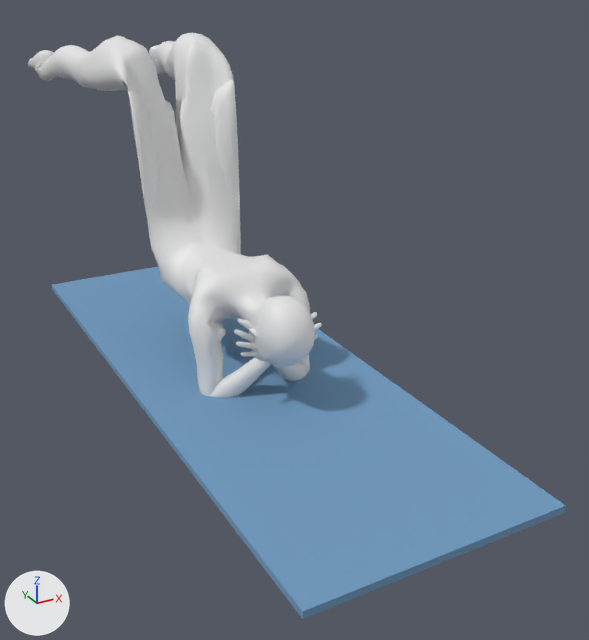
Before and after pictures for a commit that changed the glTF model public/models/plank.glb.
Before and after are seen from a 50 mm lens placed at (-0.96, -2.42, 1.18), pointed at (0.16, -0.39, 0.16). Arrows for +X, +Y and +Z are at lower left; the lights stay in place. The picture after the commit comes second. Both versions are drawn at frame 36 of the action 'Animation'; the numbers are the values there.

The first picture shows 'Human', 'plank_mat'.
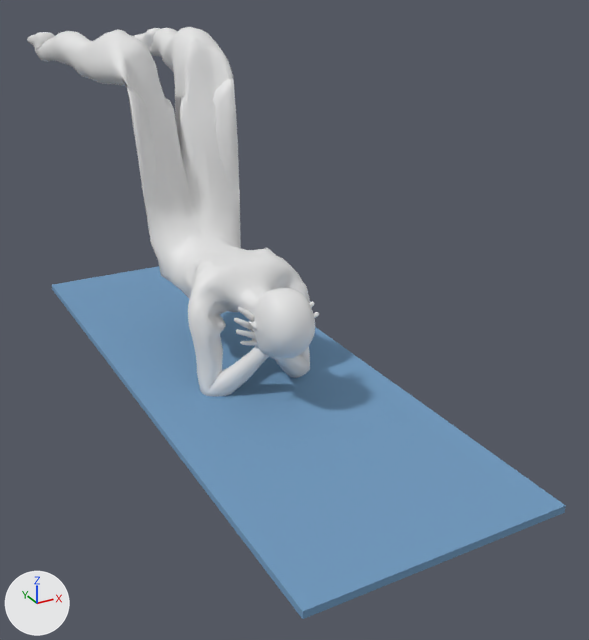
The change in detail:
Bone 'upperleg01.L' (bone_upperleg01_l) turns from (78, 0, 0) to (82, 0, 0) degrees about its own x, y and z.
Bone 'lowerleg01.L' (bone_lowerleg01_l) turns from (2, 0, 0) to (3, 0, 0) degrees about its own x, y and z.
Bone 'foot.L' (bone_foot_l) turns from (80, 0, 0) to (84, 0, 0) degrees about its own x, y and z.
Bone 'upperleg01.R' (bone_upperleg01_r) turns from (78, 0, 0) to (82, 0, 0) degrees about its own x, y and z.
Bone 'lowerleg01.R' (bone_lowerleg01_r) turns from (2, 0, 0) to (3, 0, 0) degrees about its own x, y and z.
Bone 'foot.R' (bone_foot_r) turns from (80, 0, 0) to (84, 0, 0) degrees about its own x, y and z.
Bone 'spine05' (bone_spine05) moves from (0.0, -0.614, -0.247) to (0.0, -0.595, -0.24).
Bone 'lowerarm01.L' (bone_lowerarm01_l) turns from (90, 0, 0) to (92, 0, 0) degrees about its own x, y and z.
Bone 'lowerarm01.R' (bone_lowerarm01_r) turns from (90, 0, 0) to (92, 0, 0) degrees about its own x, y and z.

What differs and where, as boxes [x1, y1, x2, y2] in the pictures (589 x 640 px):
'Human', posed
    before: [28, 32, 322, 397]
    after: [27, 27, 319, 396]
bone 'upperleg01.L', root to tip
    before: (218, 38) to (211, 49)
    after: (218, 38) to (211, 47)
bone 'lowerleg01.L', root to tip
    before: (184, 64) to (168, 66)
    after: (182, 55) to (165, 52)
bone 'foot.L', root to tip
    before: (154, 67) to (139, 59)
    after: (150, 49) to (134, 36)
bone 'upperleg01.R', root to tip
    before: (148, 41) to (136, 53)
    after: (148, 41) to (136, 51)
bone 'lowerleg01.R', root to tip
    before: (93, 69) to (72, 72)
    after: (93, 60) to (71, 57)
bone 'foot.R', root to tip
    before: (51, 73) to (44, 64)
    after: (50, 54) to (44, 39)
bone 'spine05', root to tip
    before: (196, 247) to (206, 245)
    after: (195, 241) to (205, 239)
bone 'lowerarm01.L', root to tip
    before: (327, 372) to (314, 356)
    after: (328, 365) to (314, 348)
bone 'lowerarm01.R', root to tip
    before: (199, 405) to (231, 377)
    after: (198, 398) to (230, 368)
